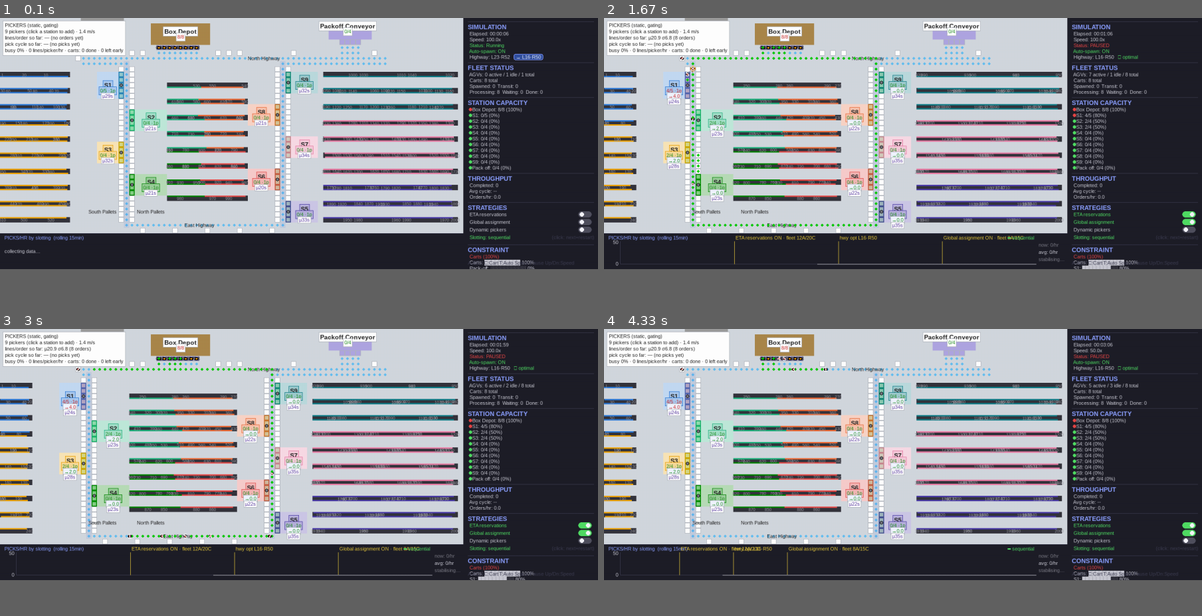
Above: before the commit, frames 1-4 (two rows, left to right).
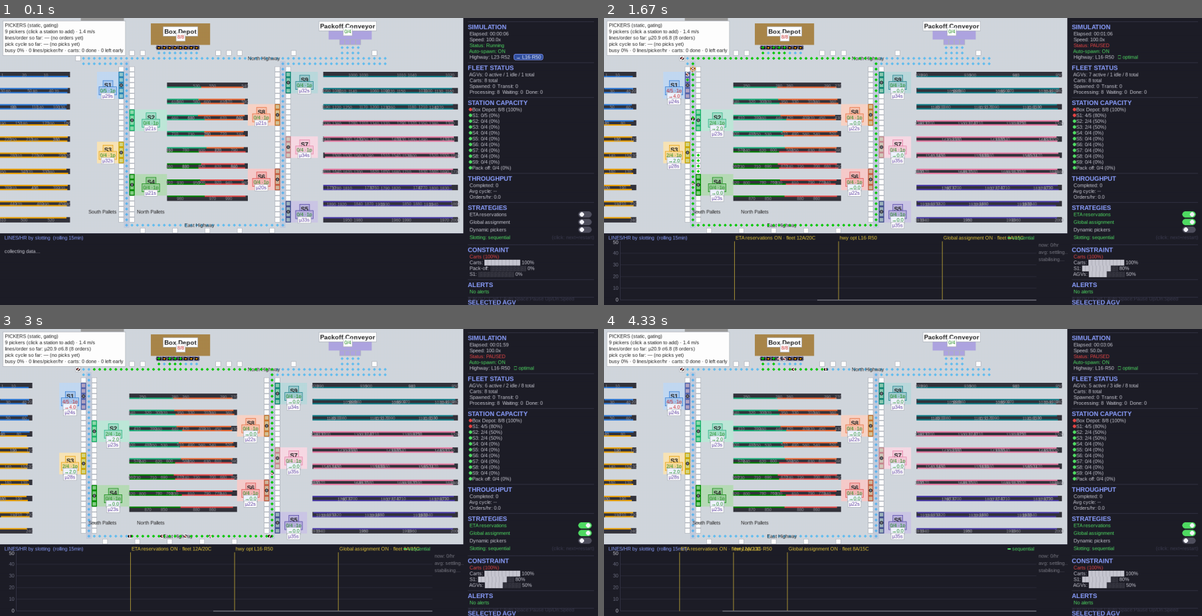
Above: after the commit, the same moments.

Repository: gompcc/WarehouseRepSim
Game: pygame game, started from agv_simulation/__main__.py
Two runs of this game, one before a commit and one after it. Both use one fixed random seed, a clock stepped at 60 frames per second and the inputs below.
Inputs:
- Up to frame 1 (0.1 s): no input
- Up to frame 2 (1.67 s): click "ETA reservations" at 0.38 s; click "→ L16·R50" at 0.72 s; click "Global assignment" at 1.05 s; hold Up from 1.33 s (still down); tap Space at 1.4 s
- Up to frame 3 (3 s): tap Space at 1.7, 1.9, 2.23, 2.63 s; release Up at 1.8 s; hold Down 1.83-2.13 s; hold Up 2.17-2.53 s; hold Down 2.57-2.93 s; hold Up from 2.97 s (still down)
- Up to frame 4 (4.33 s): tap Space at 3.03, 3.37, 3.7, 4.1 s; release Up at 3.27 s; hold Down 3.3-3.6 s; hold Up 3.63-4 s; hold Down from 4.03 s (still down)
The window is 900x378 before the commit and 900x432 after it. Grey fills any space a smaller window leaves; there, only what the larger window draws over its background counts as a difference.

The runs differ from the first frame. In frame 1, 0.4% of the frame differs, in the area x 0-96%, y 75-100%; in frame 2, 0.8%; in frame 3, 0.8%; in frame 4, 0.9%.

Commit message:
Taller strip + panel (640px window); lines/hr gridlines; settled-average lines
- THROUGHPUT_STRIP_H 80 -> 160: the graph gets real drawing room and the
  full-height panel column gains the same 80px, so the CONSTRAINT section
  is no longer clipped off the bottom.
- Graph titled LINES/HR with horizontal gridlines at round steps.
- Each stretch between world rebuilds (pillar/slotting changes) shows its
  settled average - mean lines/hr AFTER the 45-min warm-up, computed from
  raw cumulative samples - as a flat horizontal line labelled with the
  value, so configurations compare at a glance. The right-hand 'avg:'
  readout now shows the ACTIVE configuration's settled average ('avg:
  settling...' during warm-up) instead of the whole-session mean.

Co-Authored-By: Claude Fable 5 <noreply@anthropic.com>

Diff:
--- a/agv_simulation/constants.py
+++ b/agv_simulation/constants.py
@@ -12,9 +12,12 @@
 MAP_WIDTH     = GRID_COLS * TILE_SIZE   # 1032 px (map area)
 MAP_HEIGHT    = GRID_ROWS * TILE_SIZE   # 480 px
 PANEL_WIDTH   = 300
-THROUGHPUT_STRIP_H = 80  # live orders/hr graph strip under the map
+THROUGHPUT_STRIP_H = 160  # live lines/hr graph strip under the map (160:
+                          # tall enough for gridlines + settled-average
+                          # lines, and the full-height panel column gains
+                          # the same 80px so CONSTRAINT is never clipped)
 WINDOW_WIDTH  = MAP_WIDTH + PANEL_WIDTH        # 1332 px total
-WINDOW_HEIGHT = MAP_HEIGHT + THROUGHPUT_STRIP_H  # 560 px
+WINDOW_HEIGHT = MAP_HEIGHT + THROUGHPUT_STRIP_H  # 640 px
 FPS = 30
 
 SPEED_STEPS = [0.5, 1.0, 2.0, 5.0, 10.0, 20.0, 50.0, 100.0]
--- a/agv_simulation/renderer.py
+++ b/agv_simulation/renderer.py
@@ -741,7 +741,7 @@
     pygame.draw.line(surface, PANEL_SEPARATOR, (0, MAP_HEIGHT), (MAP_WIDTH, MAP_HEIGHT))
 
     title = font_sm.render(
-        f"PICKS/HR by slotting  (rolling {int(ROLLING_WINDOW / 60)}min)",
+        f"LINES/HR by slotting  (rolling {int(ROLLING_WINDOW / 60)}min)",
         True, PANEL_HEADER,
     )
     surface.blit(title, (10, MAP_HEIGHT + 4))
@@ -787,6 +787,19 @@
     surface.blit(top_lbl, (gx - top_lbl.get_width() - 4, gy - 4))
     zero_lbl = font_sm.render("0", True, PANEL_TEXT)
     surface.blit(zero_lbl, (gx - zero_lbl.get_width() - 4, gy + gh - 6))
+
+    # Horizontal gridlines at round lines/hr steps
+    grid_step = next(
+        (s for s in (10, 20, 50, 100, 200, 250, 500, 1000, 2000)
+         if max_rate / s <= 5), 5000,
+    )
+    v = grid_step
+    while v < max_rate:
+        yv = gy + gh - int(gh * v / max_rate)
+        pygame.draw.line(surface, (50, 50, 66), (gx + 1, yv), (gx + gw, yv))
+        g_lbl = font_sm.render(f"{v}", True, (110, 112, 130))
+        surface.blit(g_lbl, (gx - g_lbl.get_width() - 4, yv - 6))
+        v += grid_step
 
     # Dispatch-toggle markers (current run's sim times)
     for t_ev, label in (strategy_events or []):
@@ -822,6 +835,39 @@
             current_rate = pts[-1][1]
             live_stable = _is_stable(pts[-1][0])
 
+    # Settled-average per state: for each stretch between world rebuilds
+    # (layout / slotting changes), average the lines/hr AFTER its warm-up
+    # and draw it as a flat horizontal line across the stretch — the
+    # "active average" of that configuration, so changes compare at a
+    # glance. Computed from the raw cumulative samples, not the rolling
+    # curve, so it is exact.
+    merged = sorted(
+        pt for series in (picks_history or {}).values() for pt in series
+    )
+    marks = sorted(set(restart_marks or [0.0]))
+    avg_color = (225, 228, 240)
+    active_avg: float | None = None
+    for m0, m1 in zip(marks, marks[1:] + [x_max]):
+        settled = [
+            (t, c) for t, c in merged
+            if m0 + EQUILIBRIUM_SECONDS <= t <= m1
+        ]
+        if len(settled) < 2 or settled[-1][0] <= settled[0][0]:
+            continue
+        (t0, c0), (t1, c1) = settled[0], settled[-1]
+        seg_avg = (c1 - c0) / (t1 - t0) * 3600.0
+        y_avg = gy + gh - int(gh * min(seg_avg / max_rate, 1.0))
+        x0 = gx + int(gw * min(m0 / x_max, 1.0))
+        x1 = gx + int(gw * min(m1 / x_max, 1.0))
+        pygame.draw.line(surface, avg_color, (x0, y_avg), (x1, y_avg), 1)
+        a_lbl = font_sm.render(f"ø{seg_avg:.0f}", True, avg_color)
+        surface.blit(
+            a_lbl,
+            (max(x0 + 2, x1 - a_lbl.get_width() - 2), max(gy, y_avg - 12)),
+        )
+        if m0 == marks[-1] or m1 == x_max:
+            active_avg = seg_avg
+
     # Legend (top-right of the plot area), live entry bright
     lx = gx + gw - 4
     for name, _ in reversed(curves):
@@ -842,13 +888,12 @@
         if not live_stable:
             st_txt = font_sm.render("stabilising…", True, grey)
             surface.blit(st_txt, (gx + gw + 6, gy + 34))
-    series = (picks_history or {}).get(current_name or "", [])
-    if series and series[-1][0] > 0:
-        t_last, picks_last = series[-1]
-        avg_txt = font_sm.render(
-            f"avg: {picks_last / (t_last / 3600.0):.0f}/hr", True, PANEL_TEXT,
-        )
-        surface.blit(avg_txt, (gx + gw + 6, gy + 18))
+    # The ACTIVE configuration's settled average (matches its flat line)
+    if active_avg is not None:
+        avg_txt = font_sm.render(f"avg: {active_avg:.0f}/hr", True, avg_color)
+    else:
+        avg_txt = font_sm.render("avg: settling…", True, grey)
+    surface.blit(avg_txt, (gx + gw + 6, gy + 18))
 
 
 def render(
